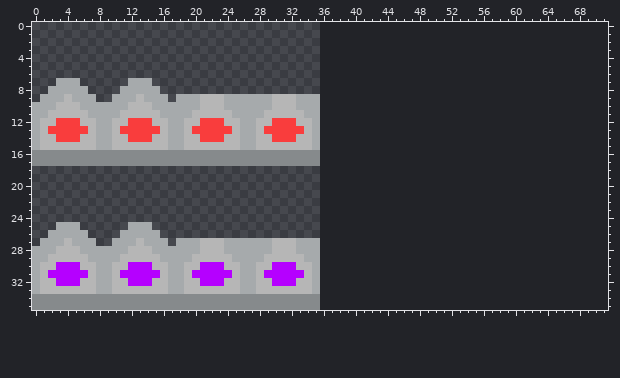
Sprite sheet, stored at Assets/Sprites/laser_base.png. This is how it looked before the edit.
The file is 36x36 pixels. The old version is drawn lined up with the new one, on the new canvas.
After:
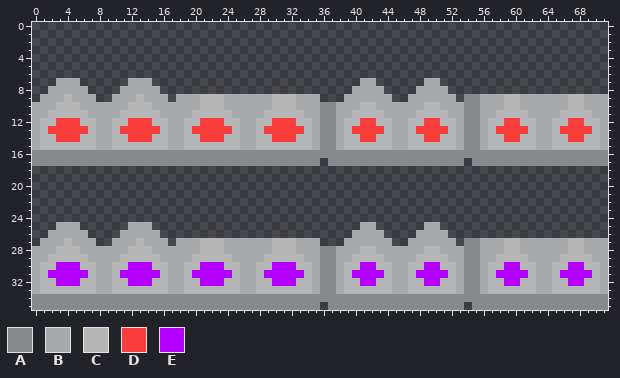
Palette (. is transparent): A #868a8c  B #a6aaac  C #b6b6b6  D #f93d3d  E #b500ff
Change:
canvas 36x36 -> 72x36
@@ x 34..71 @@
  6 ......................................
- 7 ......................................
- 8 ......................................
- 9 BB....................................
-10 BB....................................
-11 BB....................................
-12 CB....................................
-13 CB....................................
-14 CB....................................
-15 CB....................................
-16 AA....................................
-17 AA....................................
+ 7 .......BB......BB.....................
+ 8 ......BBBB....BBBB....................
+ 9 BB...BBBBBB..BBBBBB.AABBBCCBBBBBBCCBBB
+10 BBAABBBCCBBBBBBCCBBBAABBBCCBBBBBBCCBBB
+11 BBAABBCCCCBBBBCCCCBBAABBCCCCBBBBCCCCBB
+12 CBAABCCDDCCBBCCDDCCBAABCCDDCCBBCCDDCCB
+13 CBAABCDDDDCBBCDDDDCBAABCDDDDCBBCDDDDCB
+14 CBAABCCDDCCBBCCDDCCBAABCCDDCCBBCCDDCCB
+15 CBAABCCCCCCBBCCCCCCBAABCCCCCCBBCCCCCCB
+16 AAAAAAAAAAAAAAAAAAAAAAAAAAAAAAAAAAAAAA
+17 AA.AAAAAAAAAAAAAAAAA.AAAAAAAAAAAAAAAAA
 18 ......................................
@@ x 34..71 @@
 24 ......................................
-25 ......................................
-26 ......................................
-27 BB....................................
-28 BB....................................
-29 BB....................................
-30 CB....................................
-31 CB....................................
-32 CB....................................
-33 CB....................................
-34 AA....................................
-35 AA....................................
+25 .......BB......BB.....................
+26 ......BBBB....BBBB....................
+27 BB...BBBBBB..BBBBBB.AABBBCCBBBBBBCCBBB
+28 BBAABBBCCBBBBBBCCBBBAABBBCCBBBBBBCCBBB
+29 BBAABBCCCCBBBBCCCCBBAABBCCCCBBBBCCCCBB
+30 CBAABCCEECCBBCCEECCBAABCCEECCBBCCEECCB
+31 CBAABCEEEECBBCEEEECBAABCEEEECBBCEEEECB
+32 CBAABCCEECCBBCCEECCBAABCCEECCBBCCEECCB
+33 CBAABCCCCCCBBCCCCCCBAABCCCCCCBBCCCCCCB
+34 AAAAAAAAAAAAAAAAAAAAAAAAAAAAAAAAAAAAAA
+35 AA.AAAAAAAAAAAAAAAAA.AAAAAAAAAAAAAAAAA
Changed places in both pictures, as pixel boxes (x1, y1, x2, y2):
added: (320, 78, 608, 166)
added: (320, 222, 608, 310)
